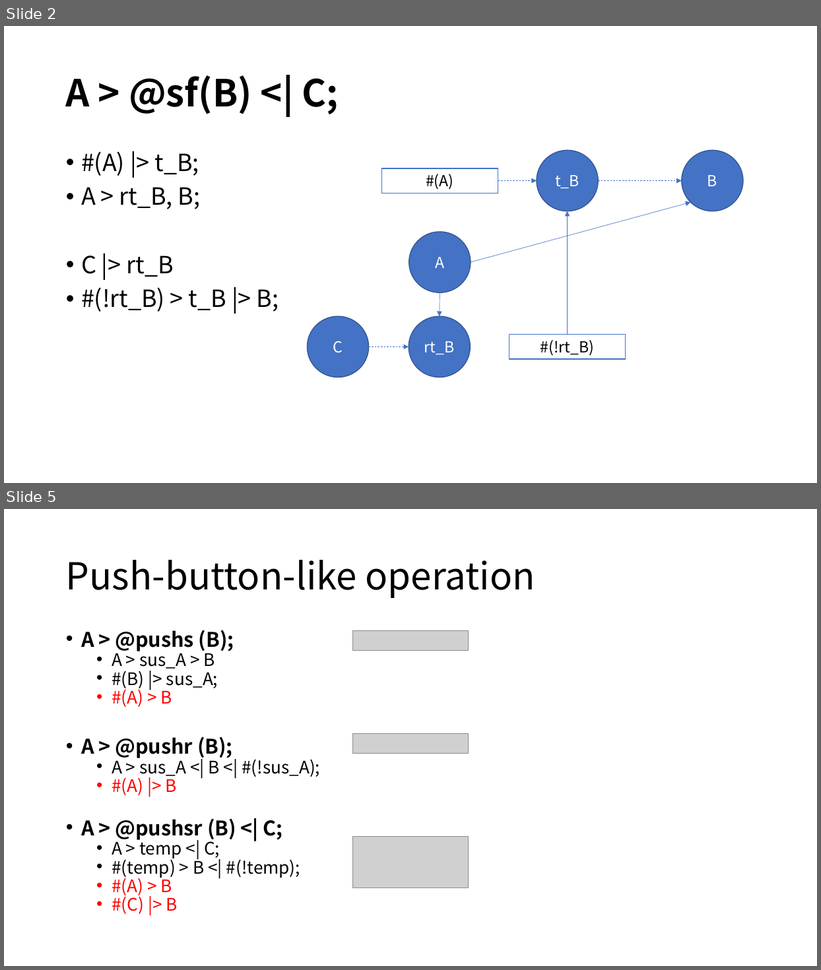
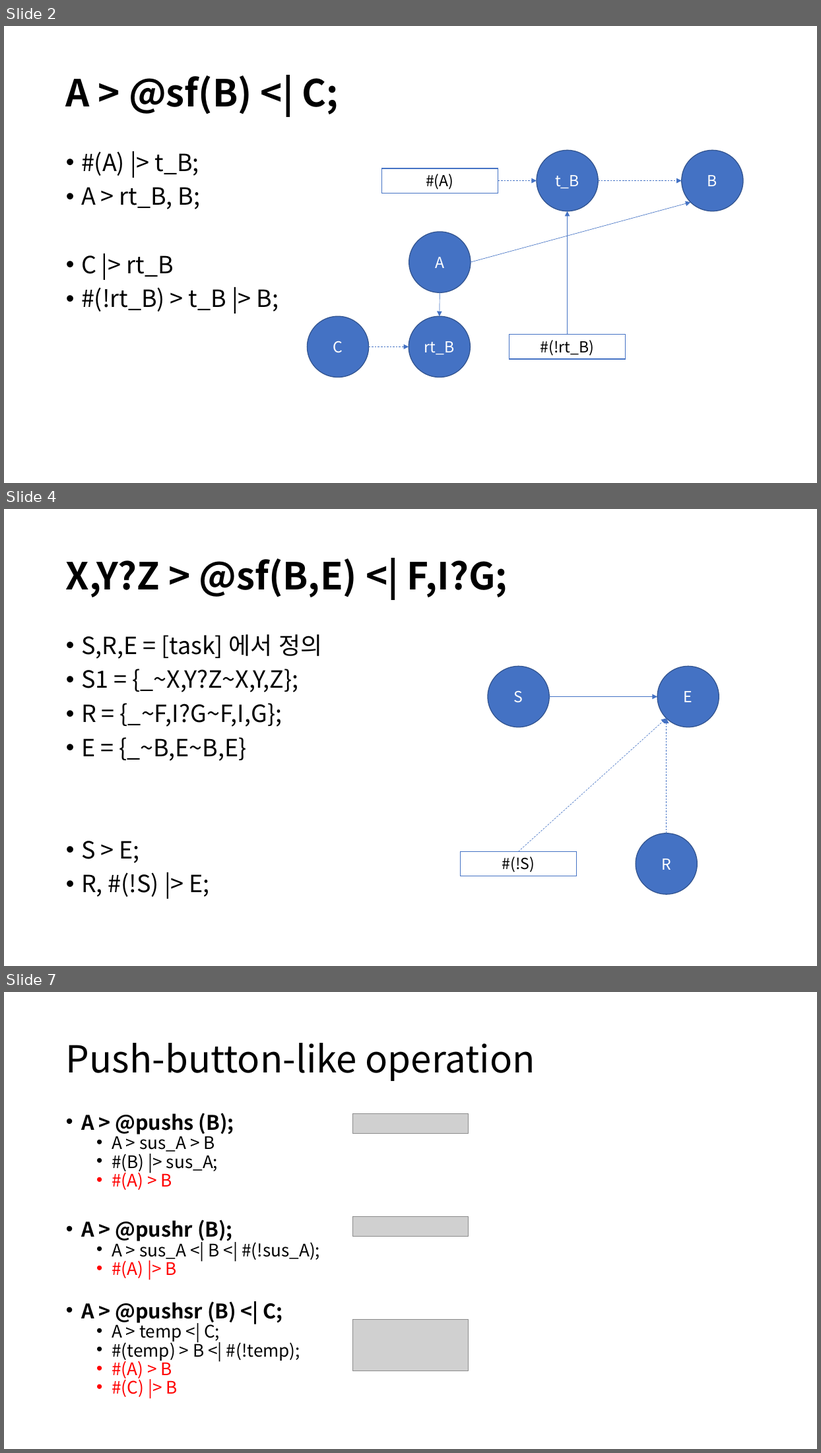
Before and after one commit to DualsoftDev/ds, a slide deck: Doc/PowerPoint/macro.pptx. Shown one above the other, each under a label of ours: slides 2 and 5 before the commit, slides 2, 4 and 7 after it; the slides between them are not shown. The pictures are 821x970 and 821x1453 pixels, drawn with LibreOffice and Linux fonts; fonts in the diff are those of the drawing; grey boxes stand for pictures. Boxes give left, top, right and bottom in pixels: in the first picture for what was removed or moved away, otherwise in the second. Text is boxed around its words. In the diff, an @@ line names an element or a change of style, - is before the commit and + after.

```diff
--- a/Doc/PowerPoint/macro.pptx
+++ b/Doc/PowerPoint/macro.pptx
@@ slide 4 added at box(4, 509, 817, 966), background #FFFFFF @@
@@ title added at box(66, 559, 508, 597), 44 pt, text #000000, bold @@
+X,Y?Z > @sf(B,E) <| F,I?G;
@@ text added at box(81, 634, 322, 897), 28 pt, text #000000 @@
+• S,R,E = [task] 에서 정의
+• S1 = {_~X,Y?Z~X,Y,Z};
+• R = {_~F,I?G~F,I,G};
+• E = {_~B,E~B,E}
+• S > E;
+• R, #(!S) |> E;
@@ ellipse added at box(488, 666, 549, 727), fill #4472C4, outline #325491 1 pt, 18 pt, text #FFFFFF @@
+S
@@ ellipse added at box(658, 666, 719, 727), fill #4472C4, outline #325491 1 pt, 18 pt, text #FFFFFF @@
+E
@@ arrow added from (549, 697) to (658, 697), #4472C4 0.5 pt @@
@@ arrow added from (519, 852) to (667, 718), #4472C4 0.5 pt dashed @@
@@ arrow added from (667, 834) to (667, 718), #4472C4 0.5 pt dashed @@
@@ ellipse added at box(636, 834, 698, 894), fill #4472C4, outline #325491 1 pt, 18 pt, text #FFFFFF @@
+R
@@ rectangle added at box(460, 852, 577, 876), fill #FFFFFF, outline #4472C4 1 pt, 18 pt, text #000000 @@
+#(!S)
@@ what was slide 5 is now slide 7 @@
```
Also in this commit, not shown: 2 slides changed, 1 other slide added.
